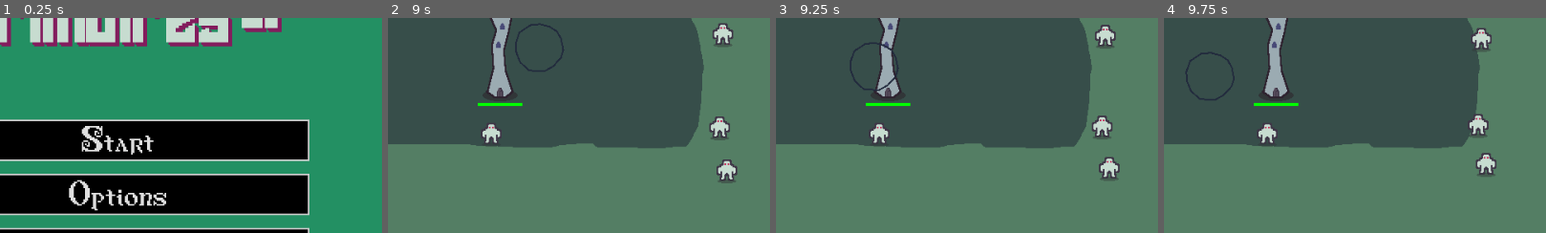
Above: before the commit, frames 1-4 (left to right).
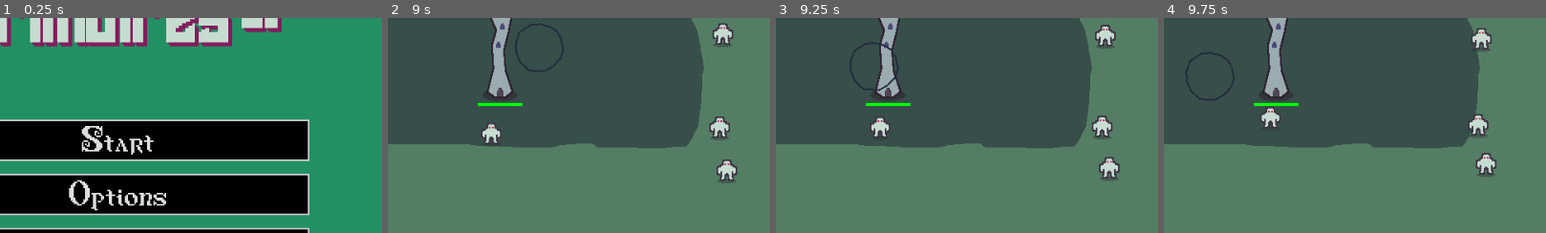
Above: after the commit, the same moments.

Repository: hawkstein/ludum-dare-58-collector
Game: Godot game, scene res://utils/ui/main_menu.tscn
Two runs of this game, one before a commit and one after it. Both use one fixed random seed, a clock stepped at 60 frames per second and the inputs below.
Inputs (mouse positions are % of the whole screen's width and height, from its top left):
- Up to frame 1 (0.25 s): no input
- Up to frame 2 (9 s): click "Start" at 0.5 s; click "Start" at 1.25 s; tap Enter (ui_accept) at 2, 2.27, 3.02, 4.52, 5.27, 6.02, 7.52, 8.27 s; move the mouse to (72, 45) at 2.02 s; click (72, 45) at 2.17 s; move the mouse to (30, 55) at 2.77 s; click (30, 55) at 2.92 s; move the mouse to (60, 28) at 3.52 s; click (60, 28) at 3.67 s; move the mouse to (45, 70) at 4.27 s; click (45, 70) at 4.42 s; move the mouse to (80, 65) at 5.02 s; click (80, 65) at 5.17 s; move the mouse to (20, 35) at 5.77 s; click (20, 35) at 5.92 s; move the mouse to (55, 50) at 6.52 s; click (55, 50) at 6.67 s; move the mouse to (35, 25) at 7.27 s; click (35, 25) at 7.42 s; move the mouse to (72, 45) at 8.02 s; click (72, 45) at 8.17 s; move the mouse to (30, 55) at 8.77 s; click (30, 55) at 8.92 s
- Up to frame 3 (9.25 s): tap Enter (ui_accept) at 9.02 s
- Up to frame 4 (9.75 s): move the mouse to (60, 28) at 9.52 s; click (60, 28) at 9.67 s
The pictures show only the part of the screen within x 34-84%, y 34-84%; the shares and areas given below are measured in that part.

Frames 1-2 are identical in both runs. In frame 3, 0.4% of the frame differs, in the area x 24-30%, y 45-59%; in frame 4, 0.6%, in the area x 24-31%, y 41-59%.

Commit message:
add basic reset

Diff:
--- a/entities/collector/collector.gd
+++ b/entities/collector/collector.gd
@@ -5,7 +5,12 @@
 const DECELERATION := 5.0
 
 func _ready() -> void:
+	reset()
+
+
+func reset() -> void:
 	position = get_viewport().get_mouse_position()
+
 
 func _physics_process(delta: float) -> void:
 	var direction = get_viewport().get_mouse_position() - position
--- a/entities/enemy/enemy.gd
+++ b/entities/enemy/enemy.gd
@@ -6,7 +6,7 @@
 @onready var attack_timer:Timer = $AttackTimer
 var tower_positiom: Vector2 = Vector2(472, 281) # Hardcoded tower position
 var speed: float = 30.0
-var target_distance:float = 50.0
+var target_distance:float = 30.0
 var is_moving: bool = true
 var is_attacking: bool = false
 
--- a/entities/main.gd
+++ b/entities/main.gd
@@ -1,10 +1,17 @@
 extends Node2D
+
 @onready var pause_window: Control = %PauseWindow
+@onready var ui: CanvasLayer = $UI
+@onready var tower: Tower = %Tower
+@onready var enemies: Node2D = %Enemies
+@onready var wave_spawner: Node2D = %WaveSpawner
+@onready var collector: CharacterBody2D = $Collector
 
-#func _ready() -> void:
-	#pause_window.hide()
-#
-#
+func _ready() -> void:
+	ui.hide()
+	pause_window.hide()
+
+
 #func _input(_event: InputEvent) -> void:
 	#if Input.is_action_just_pressed("ui_accept"):
 		#ScreenChanger.change_to("main_menu")
@@ -12,3 +19,22 @@
 	#if Input.is_action_just_pressed("Pause"):
 		#pause_window.show()
 		#get_tree().paused = true
+
+
+func _on_tower_tower_destroyed() -> void:
+	ui.show()
+	for child in enemies.get_children():
+		child.queue_free()
+	get_tree().paused = true
+
+
+func reset() -> void:
+	ui.hide()
+	get_tree().paused = false
+	tower.reset()
+	wave_spawner.spawn_wave()
+	collector.reset()
+
+
+func _on_reset_button_pressed() -> void:
+	reset()
--- a/entities/main.tscn
+++ b/entities/main.tscn
@@ -16,6 +16,49 @@
 
 [node name="Main" type="Node2D"]
 script = ExtResource("1_h2yge")
+
+[node name="UI" type="CanvasLayer" parent="."]
+process_mode = 2
+
+[node name="Layout" type="Control" parent="UI"]
+layout_mode = 3
+anchors_preset = 15
+anchor_right = 1.0
+anchor_bottom = 1.0
+grow_horizontal = 2
+grow_vertical = 2
+size_flags_horizontal = 3
+size_flags_vertical = 3
+theme = ExtResource("5_lquwl")
+
+[node name="Background" type="ColorRect" parent="UI/Layout"]
+layout_mode = 1
+anchors_preset = 15
+anchor_right = 1.0
+anchor_bottom = 1.0
+grow_horizontal = 2
+grow_vertical = 2
+color = Color(0, 0, 0, 1)
+
+[node name="MarginContainer" type="MarginContainer" parent="UI/Layout"]
+layout_mode = 1
+anchors_preset = 15
+anchor_right = 1.0
+anchor_bottom = 1.0
+grow_horizontal = 2
+grow_vertical = 2
+theme_override_constants/margin_left = 20
+theme_override_constants/margin_top = 20
+theme_override_constants/margin_right = 20
+theme_override_constants/margin_bottom = 20
+
+[node name="VBoxContainer" type="VBoxContainer" parent="UI/Layout/MarginContainer"]
+layout_mode = 2
+
+[node name="ResetButton" type="Button" parent="UI/Layout/MarginContainer/VBoxContainer"]
+layout_mode = 2
+size_flags_horizontal = 4
+text = "Start again"
 
 [node name="HUD" type="CanvasLayer" parent="."]
 
@@ -68,6 +111,7 @@
 centered = false
 
 [node name="WaveSpawner" type="Node2D" parent="."]
+unique_name_in_owner = true
 script = ExtResource("6_2v7j7")
 
 [node name="SpawnPath" type="Path2D" parent="WaveSpawner"]
@@ -83,3 +127,6 @@
 position = Vector2(472, 281)
 
 [node name="Collector" parent="." instance=ExtResource("7_msjn6")]
+
+[connection signal="pressed" from="UI/Layout/MarginContainer/VBoxContainer/ResetButton" to="." method="_on_reset_button_pressed"]
+[connection signal="tower_destroyed" from="Tower" to="." method="_on_tower_tower_destroyed"]
--- a/entities/tower/tower.gd
+++ b/entities/tower/tower.gd
@@ -1,15 +1,22 @@
+class_name Tower
 extends Area2D
 
 signal tower_destroyed
 
-@export var max_health: float = 1000.0
-@export var current_health: float = 1000.0
+var max_health: float = 1000.0
+var current_health: float = 1000.0
 
 @onready var health_bar: Node2D = $HealthBar
 
 func connect_to_enemy(enemy:Enemy) -> void:
 	enemy.attacked_tower.connect(_on_enemy_attacked_tower)
 
+
+func reset() -> void:
+	current_health = max_health
+	health_bar.current_health = 100
+
+
 func _on_enemy_attacked_tower(attack_strength:float) -> void:
 	current_health -= attack_strength
 	if current_health <= 0:
--- a/entities/wave_spawner.gd
+++ b/entities/wave_spawner.gd
@@ -10,8 +10,13 @@
 var enemy_spawns := 5
 
 func _ready() -> void:
+	spawn_wave()
+
+
+func spawn_wave() -> void:
 	for i in range(enemy_spawns):
 		spawn_enemy(ENEMY, get_random_position())
+
 
 func spawn_enemy(enemy_scene: PackedScene, pos: Vector2) -> void:
 	var instance = enemy_scene.instantiate()
@@ -19,5 +24,6 @@
 	tower.connect_to_enemy(instance)
 	enemies.add_child(instance)
 
+
 func get_random_position() -> Vector2:
 	return spawn_path.curve.sample_baked(randf() * spawn_length)
--- a/project.godot
+++ b/project.godot
@@ -16,7 +16,7 @@
 boot_splash/bg_color=Color(0, 0, 0, 1)
 boot_splash/fullsize=false
 boot_splash/use_filter=false
-boot_splash/image="uid://4iakeclf4k4b"
+boot_splash/image="uid://bsybj33x34clr"
 config/icon="res://icon.svg"
 
 [autoload]
